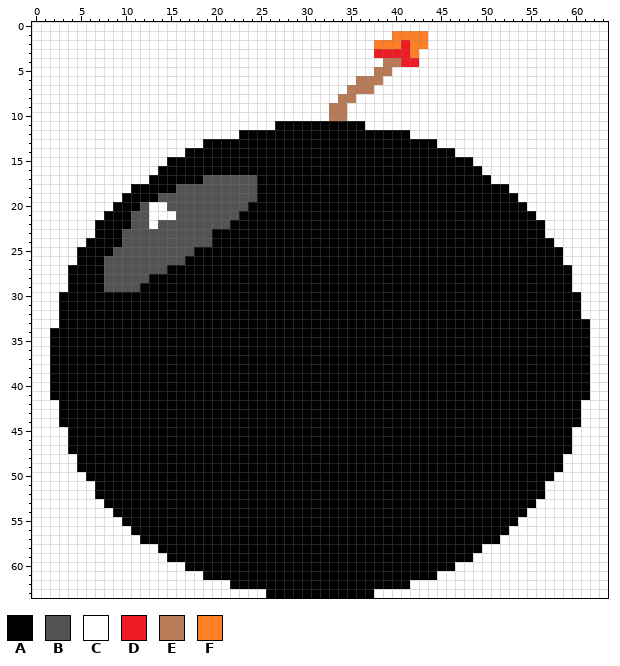
Pixel-art sprite -- Images/Bomb.png. Above: the version before the commit.
The file is 64x64 pixels.
Palette (. is transparent): A #000000  B #535353  C #ffffff  D #ed1c24  E #b97a57  F #ff7f27
And afterwards:
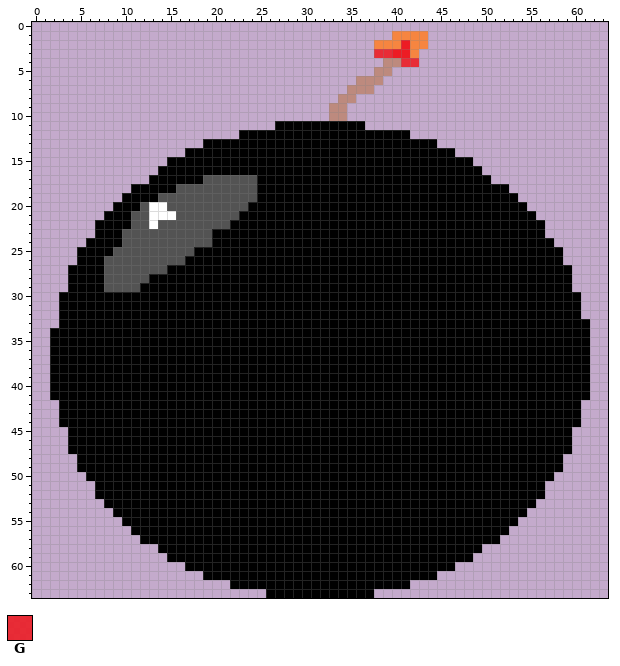
Colours new in this view: G #ed1c24e3
Diff:
colour E: #b97a57 -> #b97a57a9
colour F: #ff7f27 -> #ff7f27d9
Changed rows in their new state; - is a pixel that keeps its letter.
first column x 0:
 0 ................................................................
 1 ........................................----....................
 2 ......................................------....................
 3 ......................................GG---.....................
 4 .......................................--GG.....................
 5 ......................................--........................
 6 ....................................---.........................
 7 ...................................---..........................
 8 ..................................--............................
 9 .................................--.............................
10 .................................--.............................
11 ...........................----------...........................
12 .......................-------------------......................
13 ...................--------------------------...................
14 .................------------------------------.................
15 ...............----------------------------------...............
16 ..............------------------------------------..............
17 .............--------------------------------------.............
18 ...........------------------------------------------...........
19 ..........--------------------------------------------..........
20 .........----------------------------------------------.........
21 ........------------------------------------------------........
22 .......--------------------------------------------------.......
23 .......--------------------------------------------------.......
24 ......----------------------------------------------------......
25 .....------------------------------------------------------.....
26 .....------------------------------------------------------.....
27 ....--------------------------------------------------------....
28 ....--------------------------------------------------------....
29 ....--------------------------------------------------------....
30 ...----------------------------------------------------------...
31 ...----------------------------------------------------------...
32 ...----------------------------------------------------------...
33 ...-----------------------------------------------------------..
34 ..------------------------------------------------------------..
35 ..------------------------------------------------------------..
36 ..------------------------------------------------------------..
37 ..------------------------------------------------------------..
38 ..------------------------------------------------------------..
39 ..------------------------------------------------------------..
40 ..------------------------------------------------------------..
41 ..------------------------------------------------------------..
42 ...----------------------------------------------------------...
43 ...----------------------------------------------------------...
44 ...----------------------------------------------------------...
45 ....--------------------------------------------------------....
46 ....--------------------------------------------------------....
47 ....--------------------------------------------------------....
48 .....------------------------------------------------------.....
49 .....------------------------------------------------------.....
50 ......----------------------------------------------------......
51 .......--------------------------------------------------.......
52 .......--------------------------------------------------.......
53 ........------------------------------------------------........
54 .........----------------------------------------------.........
55 ..........--------------------------------------------..........
56 ...........------------------------------------------...........
57 ............----------------------------------------............
58 ..............------------------------------------..............
59 ...............----------------------------------...............
60 .................------------------------------.................
61 ...................--------------------------...................
62 ......................--------------------......................
63 ..........................------------..........................
Boxes around the changes in both pictures, in picture pixels (x1, y1, x2, y2):
changed: (32, 22, 608, 598)
